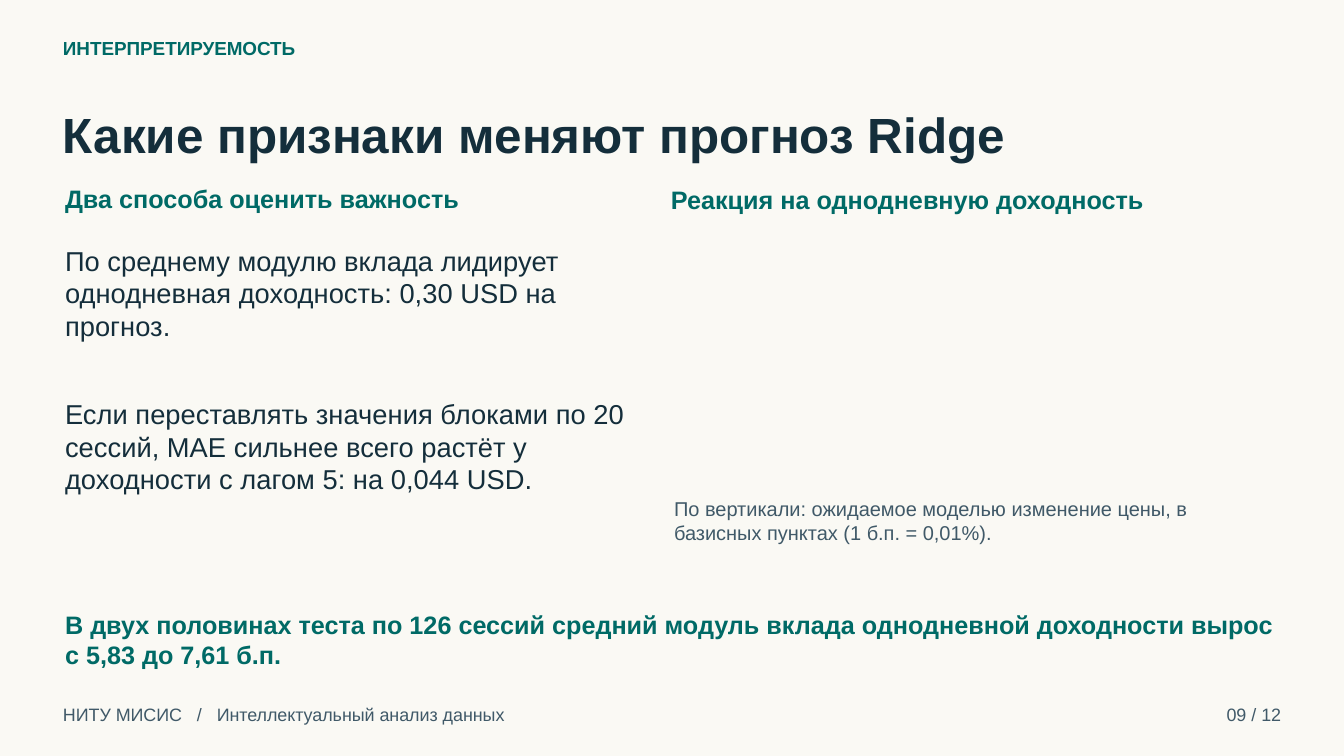
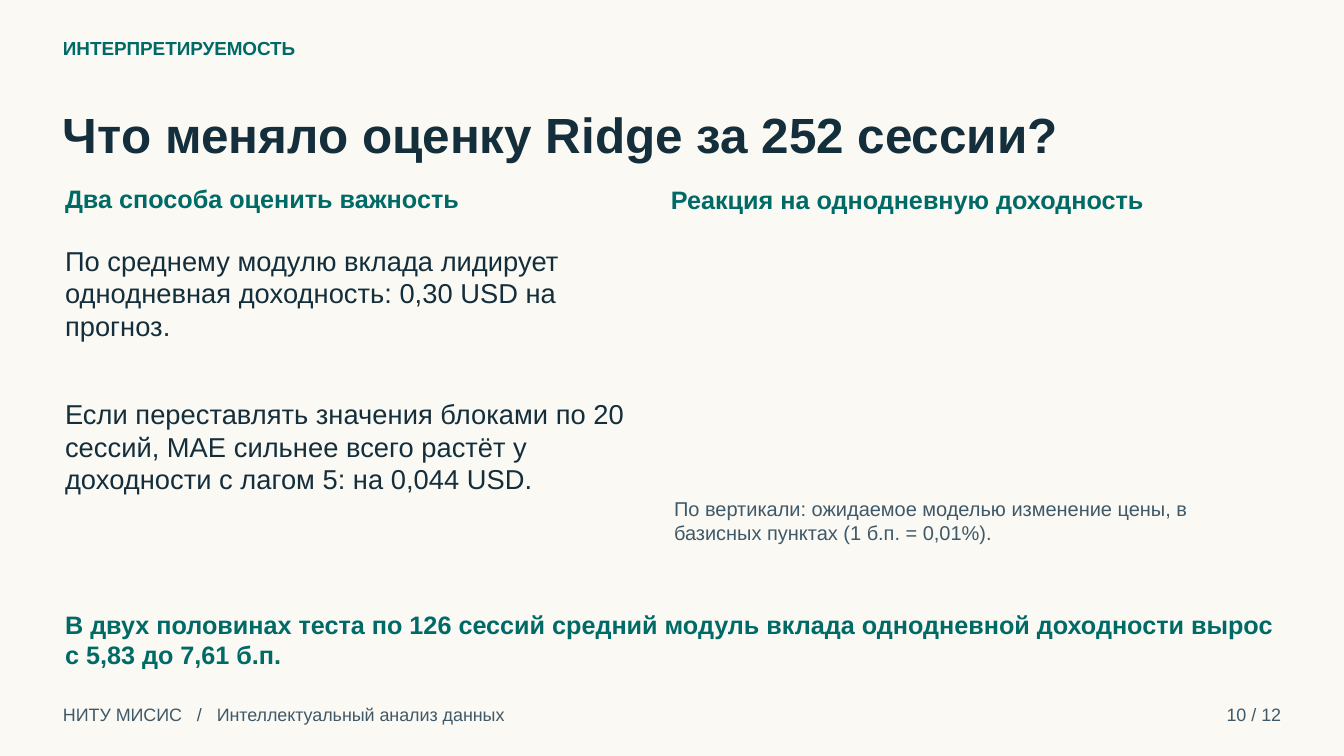
Before and after one commit to PolovinkaVA/iad-stock-market, a slide deck: slide 10 of reports/Презентация_ИАД_MSFT_Половинка_ВА.pptx (slide 9 before the commit). Drawn at 1344x756 pixels with LibreOffice and Linux fonts; fonts in the diff are those of the drawing. Boxes give left, top, right and bottom in pixels: in the first picture for what was removed or moved away, otherwise in the second. Text is boxed around its words. In the diff, an @@ line names an element or a change of style, - is before the commit and + after.

```diff
--- a/reports/Презентация_ИАД_MSFT_Половинка_ВА.pptx
+++ b/reports/Презентация_ИАД_MSFT_Половинка_ВА.pptx
@@ text at box(63, 117, 1058, 162): text changed @@
-Какие признаки меняют прогноз Ridge
+Что меняло оценку Ridge за 252 сессии?
@@ text at box(1227, 708, 1281, 721): text changed @@
-09 / 12
+10 / 12
```
Also in this commit, not shown: 5 other slides changed.
